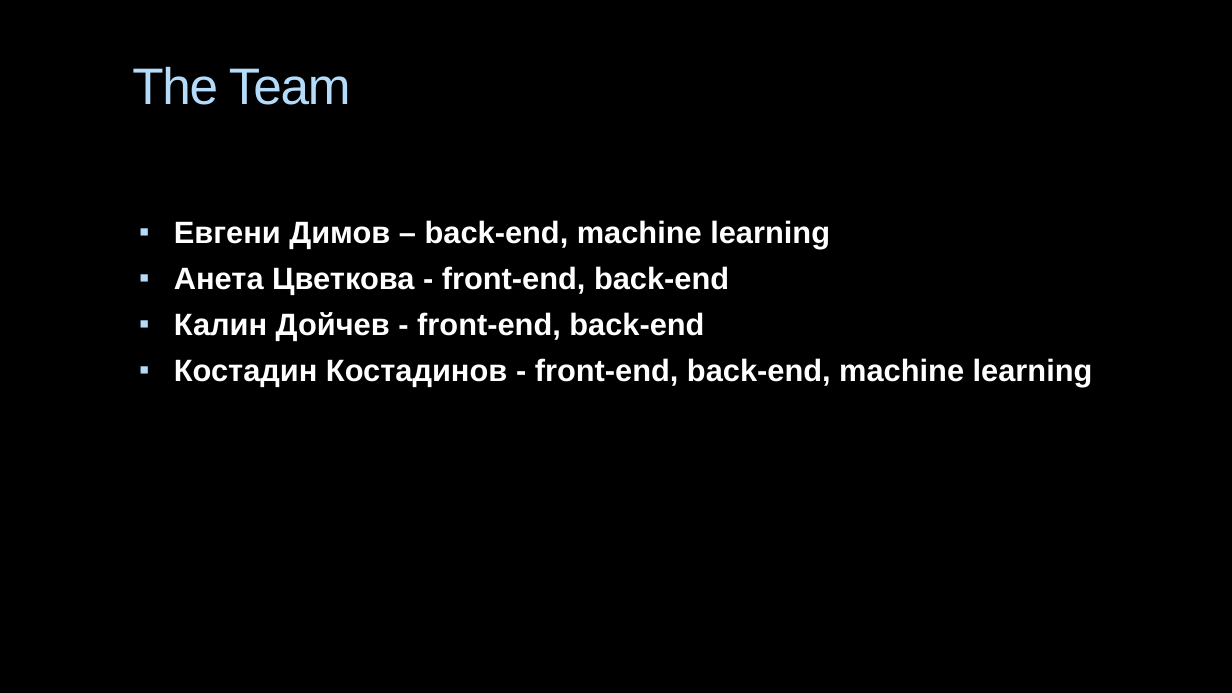
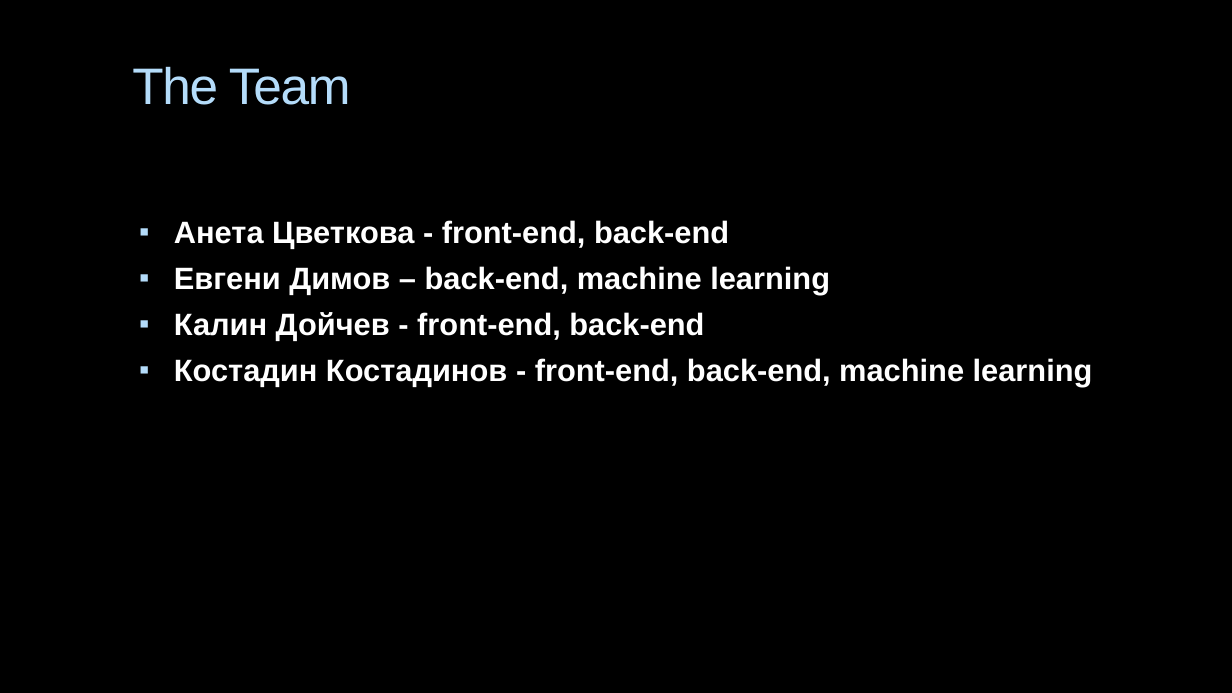
Before and after one commit to GenchoBG/SmartDiary, a slide deck: slide 2 of IntelliMood.pptx. Drawn at 1232x693 pixels with LibreOffice and Linux fonts; fonts in the diff are those of the drawing; background and template pictures are left out. Boxes give left, top, right and bottom in pixels: in the first picture for what was removed or moved away, otherwise in the second. Text is boxed around its words. In the diff, an @@ line names an element or a change of style, - is before the commit and + after.

```diff
--- a/IntelliMood.pptx
+++ b/IntelliMood.pptx
@@ text at [174, 220, 729, 249]: paragraph added @@
+▪ Анета Цветкова - front-end, back-end
@@ text at [174, 266, 729, 295]: paragraph removed @@
-▪ Анета Цветкова - front-end, back-end
```
Also in this commit, not shown: 1 other slide changed, 1 slide removed.
